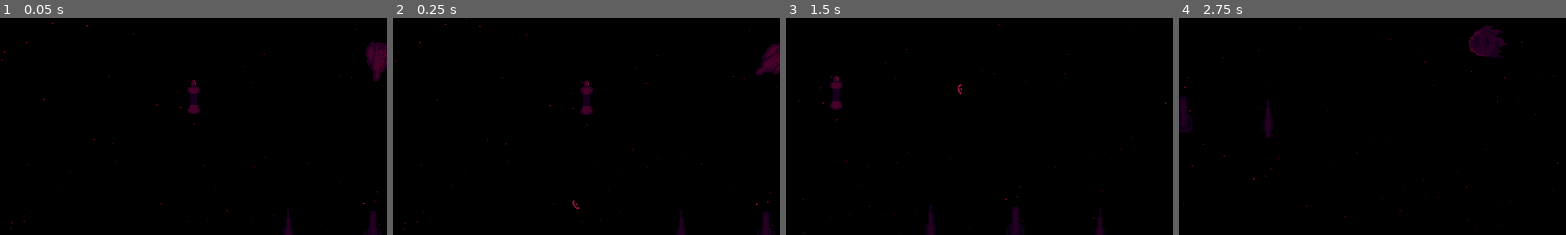
Above: before the commit, frames 1-4 (left to right).
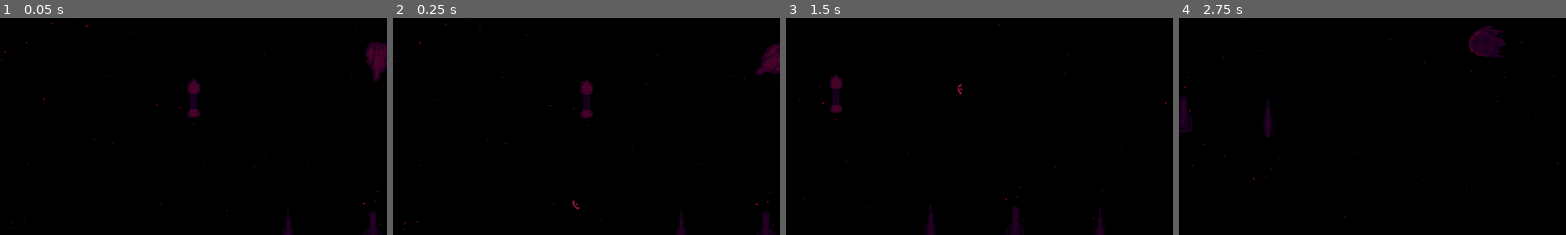
Above: after the commit, the same moments.

Repository: Tsumuri-u/Spooky-Space-Game
Game: Godot game, scene res://scenes/game.tscn
Same seed, same stepped clock (60 frames per second), same inputs: the game is played once before the commit and once after it.
Inputs (mouse positions are % of the whole screen's width and height, from its top left):
- Up to frame 1 (0.05 s): no input
- Up to frame 2 (0.25 s): no input
- Up to frame 3 (1.5 s): move the mouse to (72, 45) at 0.52 s; hold D (move_right) 0.53-1.28 s; tap Space (boost) at 0.6 s; click (72, 45) at 0.8 s; move the mouse to (30, 55) at 1.27 s; hold S (move_down) from 1.28 s (still down); click (30, 55) at 1.35 s
- Up to frame 4 (2.75 s): right-click (30, 55) at 1.55 s; move the mouse to (60, 28) at 2.02 s; release S (move_down) at 2.03 s; hold D (move_right) from 2.03 s (still down); right-click (60, 28) at 2.1 s; tap Space (boost) at 2.3 s
The pictures show only the part of the screen within x 1-51%, y 40-90%; the shares and areas given below are measured in that part.

The runs differ from the first frame. In frame 1, 0.2% of the frame differs, in the area x 48-52%, y 28-46%; in frame 2, 0.2%; in frame 3, 0.2%; in frame 4, nothing differs.

Commit message:
Implemet Melee Weapons

Diff:
--- /dev/null
+++ b/icon.svg
@@ -0,0 +1 @@
+<svg height="128" width="128" xmlns="http://www.w3.org/2000/svg"><rect x="2" y="2" width="124" height="124" rx="14" fill="#363d52" stroke="#212532" stroke-width="4"/><g transform="scale(.101) translate(122 122)"><g fill="#fff"><path d="M105 673v33q407 354 814 0v-33z"/><path d="m105 673 152 14q12 1 15 14l4 67 132 10 8-61q2-11 15-15h162q13 4 15 15l8 61 132-10 4-67q3-13 15-14l152-14V427q30-39 56-81-35-59-83-108-43 20-82 47-40-37-88-64 7-51 8-102-59-28-123-42-26 43-46 89-49-7-98 0-20-46-46-89-64 14-123 42 1 51 8 102-48 27-88 64-39-27-82-47-48 49-83 108 26 42 56 81zm0 33v39c0 276 813 276 814 0v-39l-134 12-5 69q-2 10-14 13l-162 11q-12 0-16-11l-10-65H446l-10 65q-4 11-16 11l-162-11q-12-3-14-13l-5-69z" fill="#478cbf"/><path d="M483 600c0 34 58 34 58 0v-86c0-34-58-34-58 0z"/><circle cx="725" cy="526" r="90"/><circle cx="299" cy="526" r="90"/></g><g fill="#414042"><circle cx="307" cy="532" r="60"/><circle cx="717" cy="532" r="60"/></g></g></svg>
--- a/model/weapon_resource.gd
+++ b/model/weapon_resource.gd
@@ -14,10 +14,10 @@
 @export var type: WEAPON_TYPE
 @export var melee_pattern: MELEE_PATTERN
 
-@export var startup: float # physics frames before weapon reaches max velocity or before explosion
-@export var velocity: int # max speed
+@export_range(0, 1000, 0.5) var startup: float # physics frames before weapon reaches max velocity or before explosion
+@export_range(0, 30, 0.2) var velocity: float # max speed
 @export var damage: int
-@export var recovery: float # time in s before reuse
+@export_range(0, 10, 0.2) var recovery: float # time in s before reuse
 @export var recoil_force: int # force at which player is sent back upon fire
 @export var recoil_time: float # time in s player recoils for
 @export var enemy_knockback_damage: int # knockback threshold
--- a/scenes/weapons/basic_gun.tres
+++ b/scenes/weapons/basic_gun.tres
@@ -15,7 +15,7 @@
 type = 0
 melee_pattern = 0
 startup = 0.0
-velocity = 30
+velocity = 15.0
 damage = 145
 recovery = 0.3
 recoil_force = 0
--- a/scenes/weapons/melee.tscn
+++ b/scenes/weapons/melee.tscn
@@ -5,9 +5,17 @@
 [sub_resource type="RectangleShape2D" id="RectangleShape2D_qtl24"]
 
 [node name="Melee" type="Area2D"]
+z_index = -1
+collision_layer = 8
+collision_mask = 64
 script = ExtResource("1_njlr1")
 
 [node name="MeleeSprite" type="Sprite2D" parent="."]
 
 [node name="CollisionShape2D" type="CollisionShape2D" parent="."]
 shape = SubResource("RectangleShape2D_qtl24")
+
+[node name="Timeout" type="Timer" parent="."]
+one_shot = true
+
+[connection signal="timeout" from="Timeout" to="." method="_on_timeout_timeout"]
--- a/scenes/weapons/missile_launcher.tres
+++ b/scenes/weapons/missile_launcher.tres
@@ -15,15 +15,15 @@
 type = 0
 melee_pattern = 0
 startup = 0.0
-velocity = 3
+velocity = 5.0
 damage = 1320
 recovery = 2.9
 recoil_force = 400
 recoil_time = 2.025
 enemy_knockback_damage = 25
 enemy_knockback_amount = 100
-enemy_stagger_damage = 0
-enemy_stagger_time = 0.0
+enemy_stagger_damage = 30
+enemy_stagger_time = 1.3
 durability = 3
 homing_drag = 1
 timeout = 5.0
--- a/scenes/weapons/spike_launcher.tres
+++ b/scenes/weapons/spike_launcher.tres
@@ -11,19 +11,19 @@
 sprite = ExtResource("4_tigsi")
 projectile = ExtResource("1_u8vq1")
 projectile_sprite = ExtResource("2_v317v")
-projectile_radius = 20
+projectile_radius = 32
 type = 2
 melee_pattern = 1
 startup = 0.0
-velocity = 3
+velocity = 9.0
 damage = 0
-recovery = 0.0
+recovery = 2.0
 recoil_force = 0
 recoil_time = 0.0
-enemy_knockback_damage = 0
-enemy_knockback_amount = 0
-enemy_stagger_damage = 0
-enemy_stagger_time = 0.0
-durability = 3
+enemy_knockback_damage = 25
+enemy_knockback_amount = 100
+enemy_stagger_damage = 30
+enemy_stagger_time = 1.02
+durability = 1673
 homing_drag = 0
-timeout = 5.0
+timeout = 0.645
--- a/scripts/player/bullet.gd
+++ b/scripts/player/bullet.gd
@@ -35,7 +35,7 @@
 	if velocity < weapon_params.velocity:
 		velocity += (1/weapon_params.startup) * weapon_params.velocity
 
-	if target != null and weapon_params.homing_drag != 0:
+	if target != null && weapon_params.homing_drag != 0:
 		# addition of angle must be on angleTo
 		var angleTo = global_position.direction_to(target.global_position).angle() + PI/2
 		angleTo = lerp_angle(global_rotation, angleTo, 1/float(weapon_params.homing_drag))
--- a/scripts/player/melee.gd
+++ b/scripts/player/melee.gd
@@ -1,29 +1,31 @@
 extends Area2D
 class_name Melee
 
+@onready var timeout: Timer = $Timeout
 @onready var melee_sprite: Sprite2D = $MeleeSprite
 @onready var collision_shape_2d: CollisionShape2D = $CollisionShape2D
 
 var weapon_params: Weapon
-var spawn_position
-var spawn_rotation
 var velocity
 var final_rotation
+var thrusting: int = 3 #0 means needs to retract, 1 means pausing, 2 means start pause, 3 means thrusting
 
 func _ready():
 	melee_sprite.texture = weapon_params.projectile_sprite
-	collision_shape_2d.shape.size = Vector2(10, weapon_params.projectile_radius)
-	global_position = spawn_position
+	collision_shape_2d.shape.size = Vector2(20, weapon_params.projectile_radius)
+	timeout.wait_time = weapon_params.timeout
 
 	match weapon_params.melee_pattern:
-		weapon_params.MELEE_PATTERN.THRUST:
-			global_rotation = spawn_rotation
 		weapon_params.MELEE_PATTERN.SWEEP:
-			global_rotation = spawn_rotation + PI/3
-			final_rotation = spawn_rotation - PI/3
+			melee_sprite.position.y -= weapon_params.projectile_radius
+			collision_shape_2d.position.y -= weapon_params.projectile_radius
+			rotation += PI/4
+			final_rotation = -PI/4
 		weapon_params.MELEE_PATTERN.SPIN:
-			global_position = spawn_rotation + PI/2
-			final_rotation = spawn_rotation - 3*PI/2
+			melee_sprite.position.y -= weapon_params.projectile_radius
+			collision_shape_2d.position.y -= weapon_params.projectile_radius
+			rotation += PI/2
+			final_rotation = -3*PI/2
 
 	if weapon_params.startup == 0:
 		velocity = weapon_params.velocity
@@ -35,6 +37,22 @@
 		velocity += (1/weapon_params.startup) * weapon_params.velocity
 
 	if weapon_params.melee_pattern == weapon_params.MELEE_PATTERN.THRUST:
-		position += Vector2(0, -velocity).rotated(spawn_rotation)
-	else:
-		global_rotation -= velocity
+		if thrusting == 3:
+			position += Vector2(0, -velocity)
+			if position.y <= -(melee_sprite.texture.get_height() - 5):
+				thrusting = 2
+		if thrusting == 2:
+			timeout.start()
+			thrusting = 1
+		if thrusting == 0:
+			collision_shape_2d.disabled = true
+			position -= Vector2(0, -velocity)
+			if position.y >= 0:
+				queue_free()
+	if weapon_params.melee_pattern == weapon_params.MELEE_PATTERN.SWEEP || weapon_params.melee_pattern == weapon_params.MELEE_PATTERN.SPIN:
+		rotation -= velocity * 0.01
+		if rotation <= final_rotation:
+			queue_free()
+
+func _on_timeout_timeout() -> void:
+	thrusting = 0
--- a/scripts/player/player.gd
+++ b/scripts/player/player.gd
@@ -57,12 +57,12 @@
 
 func _handle_movement():
 	# decelerate player
-	var moving = Input.is_action_pressed("move_right") or \
-				 Input.is_action_pressed("move_left") or \
-				 Input.is_action_pressed("move_up") or \
+	var moving = Input.is_action_pressed("move_right") || \
+				 Input.is_action_pressed("move_left") || \
+				 Input.is_action_pressed("move_up") || \
 				 Input.is_action_pressed("move_down")
 
-	if !moving or !can_move:
+	if !moving || !can_move:
 		velocity = velocity.move_toward(Vector2.ZERO, speed)
 
 	# otherwise accelerate player
@@ -89,7 +89,7 @@
 				velocity.y = -boost_speed
 
 func _handle_boost():
-	if Input.is_action_just_pressed("boost") and can_boost:
+	if Input.is_action_just_pressed("boost") && can_boost:
 		boosting = true
 		boost_timer.start()
 		can_boost = false
@@ -107,7 +107,7 @@
 				target.show_locked()
 
 func _handle_lockoff():
-	if locked and !fcs.is_colliding():
+	if locked && !fcs.is_colliding():
 		locked = false
 		target.hide_locked()
 		target.hide_looking()
@@ -115,7 +115,7 @@
 
 func _handle_weapon_firing():
 	if Input.is_action_just_pressed("shoot_left"):
-		if lweapon.WEAPON != null and can_fire_left:
+		if lweapon.WEAPON != null && can_fire_left:
 			lweapon.fire()
 			if lweapon.WEAPON.recovery != 0:
 				lrecovery.wait_time = lweapon.WEAPON.recovery
@@ -128,7 +128,7 @@
 			lweapon.durability -= 1
 
 	if Input.is_action_just_pressed("shoot_right"):
-		if rweapon.WEAPON != null and can_fire_right:
+		if rweapon.WEAPON != null && can_fire_right:
 			rweapon.fire()
 			if rweapon.WEAPON.recovery != 0:
 				rrecovery.wait_time = rweapon.WEAPON.recovery
@@ -140,17 +140,17 @@
 			rweapon.durability -= 1
 
 func _handle_weapon_destruction():
-	if lweapon.WEAPON != null and lweapon.durability <= 0:
+	if lweapon.WEAPON != null && lweapon.durability <= 0:
 		lweapon.WEAPON = null
 		lweapon.undisplay()
 
-	if rweapon.WEAPON != null and rweapon.durability <= 0:
+	if rweapon.WEAPON != null && rweapon.durability <= 0:
 		rweapon.WEAPON = null
 		rweapon.undisplay()
 
 func _handle_enemy_temp_reticle():
 	# temp lockon reticle if looking at enemy
-	if !locked and fcs.is_colliding():
+	if !locked && fcs.is_colliding():
 		target = fcs.get_collider()
 		if target != null:
 			target.show_looking()
@@ -158,7 +158,7 @@
 		target.hide_looking()
 
 func _connect_enemy_death_signal():
-	if target and !target.get_parent().health_depleted.is_connected(_on_enemy_death):
+	if target && !target.get_parent().health_depleted.is_connected(_on_enemy_death):
 		target.get_parent().health_depleted.connect(_on_enemy_death)
 
 func _apply_recoil(distance: int, time: float):
--- a/scripts/player/weapon.gd
+++ b/scripts/player/weapon.gd
@@ -23,13 +23,15 @@
 func fire():
 	var projectile = WEAPON.projectile.instantiate()
 	projectile.weapon_params = WEAPON
-	projectile.spawn_position = self.global_position
-	projectile.spawn_rotation = self.global_rotation
 
-	if projectile is Bullet and get_parent().locked == true:
-		projectile.target = get_parent().target
+	if projectile is Bullet:
+		projectile.spawn_position = self.global_position
+		projectile.spawn_rotation = self.global_rotation
+		if get_parent().locked == true:
+			projectile.target = get_parent().target
 
-	if projectile is Bullet or Placed:
+	if projectile is Bullet || projectile is Placed:
 		main.add_child.call_deferred(projectile)
+
 	if projectile is Melee:
-		self.add_child.call_deferred(projectile)
+		add_child(projectile)
Binary file changed: assets/weapons/spike_launcher.png
Not shown, added: icon.svg.import
